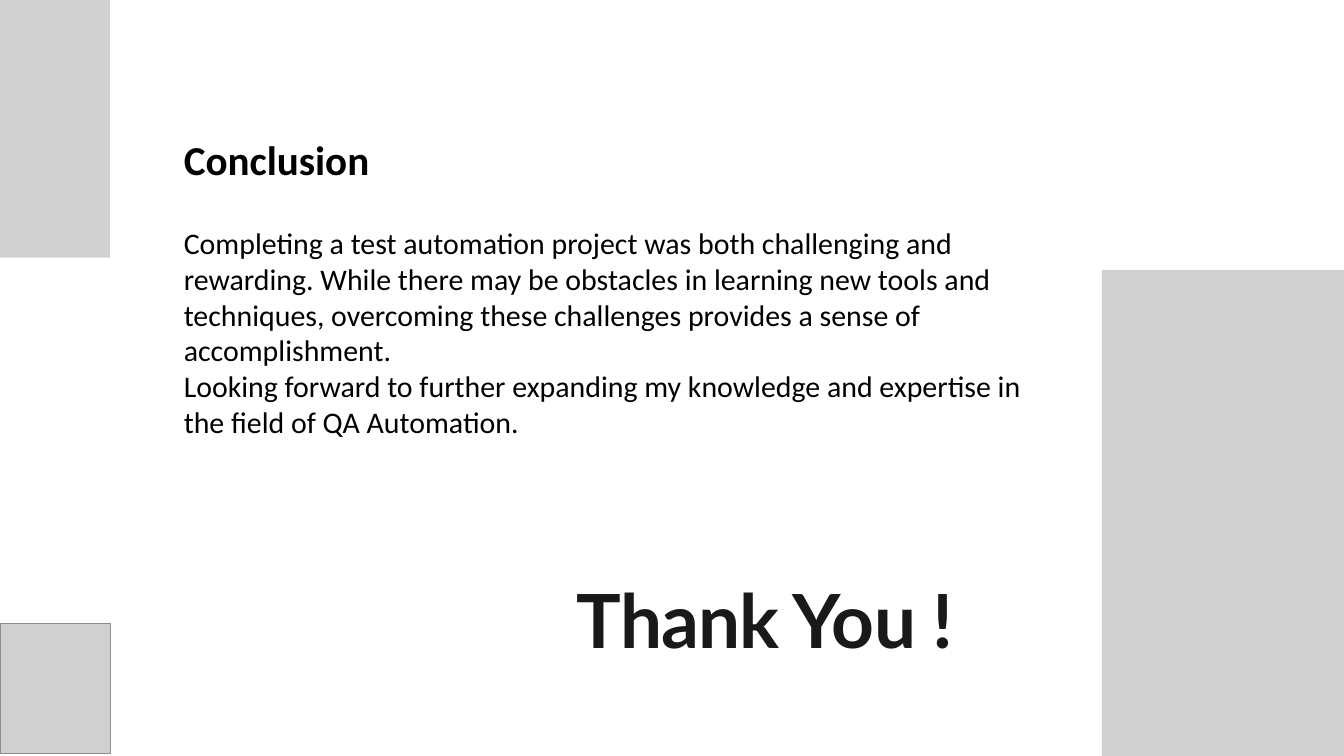
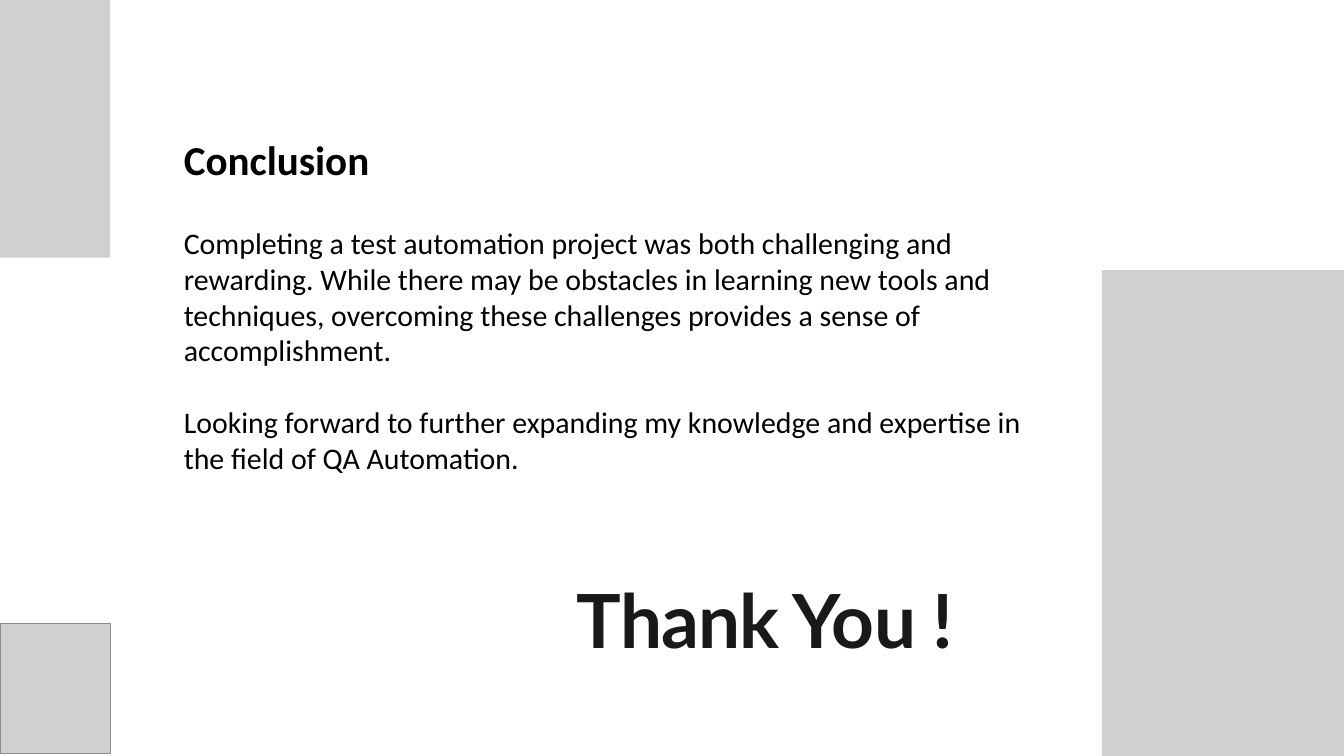
Before and after one commit to abeerali3/Automation-Project, a slide deck: slide 5 of Automation Project.pptx. Drawn at 1344x756 pixels with LibreOffice and Linux fonts; fonts in the diff are those of the drawing; grey boxes stand for pictures. Boxes give left, top, right and bottom in pixels: in the first picture for what was removed or moved away, otherwise in the second. Text is boxed around its words. In the diff, an @@ line names an element or a change of style, - is before the commit and + after.

```diff
--- a/Automation Project.pptx
+++ b/Automation Project.pptx
@@ text "Conclusion" rewrapped from bbox=[184, 146, 1021, 437] to bbox=[184, 146, 1021, 473] @@
```
Also in this commit, not shown: 3 other slides changed.
